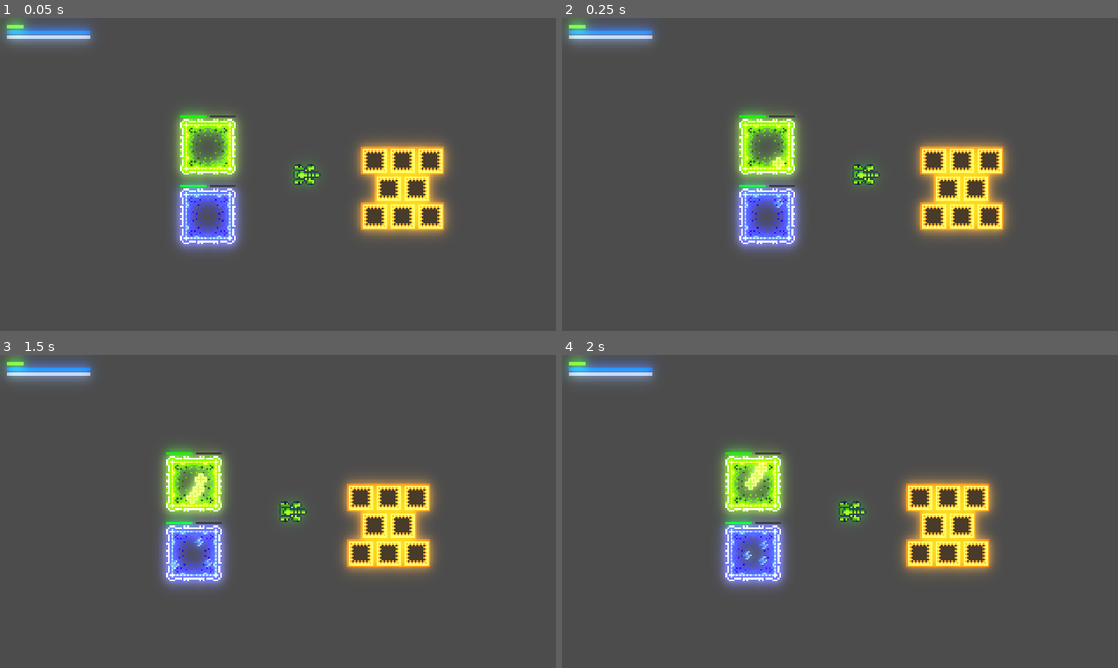
Above: before the commit, frames 1-4 (two rows, left to right).
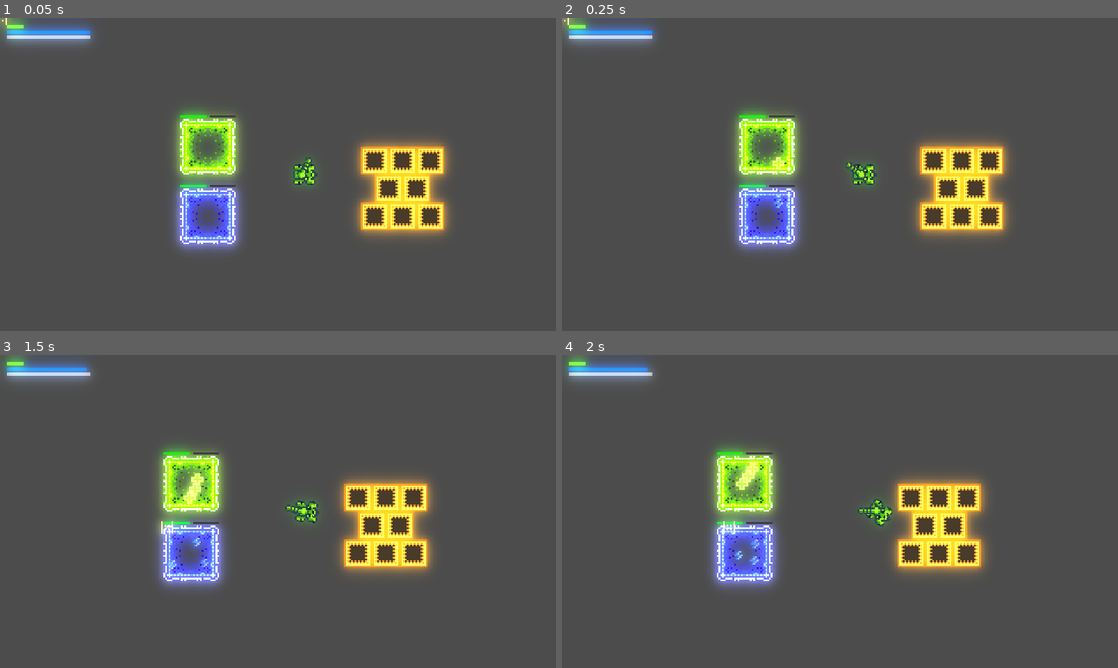
Above: after the commit, the same moments.

Repository: dcerjan/sgtpotato
Game: Godot game, scene res://data/scene/root.tscn
The game is run twice, just before and just after one commit, with the same random seed, the same clock (stepped at 60 frames per second) and the same inputs.
Inputs (mouse positions are in pixels of both pictures, inside the frame that each line leads up to):
- Up to frame 1 (0.05 s): no input
- Up to frame 2 (0.25 s): no input
- Up to frame 3 (1.5 s): move the mouse to (400, 495) at 0.52 s; hold D 0.53-1.28 s; click (400, 495) at 0.67 s; move the mouse to (166, 527) at 1.27 s; hold S from 1.28 s (still down); click (166, 527) at 1.42 s
- Up to frame 4 (2 s): keep holding S

The runs differ from the first frame. In frame 1, 0.1% of the frame differs, in the area x 0-58%, y 0-52%; in frame 2, 0.2%; in frame 3, 4.9%; in frame 4, 8.6%, in the area x 15-78%, y 3-75%.

Commit message:
Use keyboard+mouse instead of gamepad, start experimenting with 3d

Diff:
--- /dev/null
+++ b/Spatial.gd
@@ -0,0 +1,25 @@
+extends Spatial
+
+onready var yaw_node = self
+onready var pitch_node = $Pitch
+
+
+# Declare member variables here. Examples:
+# var a: int = 2
+# var b: String = "text"
+var yaw = 0.0
+var pitch = 0.0
+
+# Called when the node enters the scene tree for the first time.
+func _ready() -> void:
+  pass # Replace with function body.
+
+func _process(delta: float) -> void:
+  var x = Input.get_joy_axis(0, JOY_ANALOG_RX)
+  var y = Input.get_joy_axis(0, JOY_ANALOG_RY)
+
+  yaw = x * delta if abs(x) > 0.3 else 0.0
+  pitch = y * delta if abs(y) > 0.3 else 0.0
+
+  yaw_node.rotate_y(-yaw)
+  pitch_node.rotate_x(pitch)
--- /dev/null
+++ b/Spatial.tscn
@@ -0,0 +1,21 @@
+[gd_scene load_steps=3 format=2]
+
+[ext_resource path="res://assets_dev/turret.dae" type="PackedScene" id=1]
+[ext_resource path="res://Spatial.gd" type="Script" id=2]
+
+[node name="Spatial" type="Spatial"]
+transform = Transform( 1, 0, 0, 0, 1, 0, 0, 0, 1, 0.128733, 0, 0 )
+
+[node name="Turret" type="Spatial" parent="."]
+script = ExtResource( 2 )
+
+[node name="Camera" type="Camera" parent="Turret"]
+transform = Transform( -1, -5.65818e-08, 3.20891e-07, 0, 0.984808, 0.173648, -3.25841e-07, 0.173648, -0.984808, 0, 3, -5 )
+current = true
+
+[node name="Pitch" type="Spatial" parent="Turret"]
+
+[node name="turret" parent="Turret/Pitch" instance=ExtResource( 1 )]
+
+[node name="CSGBox" type="CSGBox" parent="."]
+transform = Transform( 1, 0, 0, 0, 1, 0, 0, 0, 1, -5.23673, 0, 13.1789 )
--- a/data/composite/objects/weapons/charge_beam/ChargeBeamOrdnance.tscn
+++ b/data/composite/objects/weapons/charge_beam/ChargeBeamOrdnance.tscn
@@ -182,7 +182,7 @@
 process_material = SubResource( 12 )
 
 [node name="Impact" type="Node2D" parent="ChargeTurret"]
-position = Vector2( -24, 0 )
+position = Vector2( -29, 0 )
 z_index = 5
 script = ExtResource( 5 )
 
--- a/data/composite/objects/weapons/charge_beam/ChargeTurret.gd
+++ b/data/composite/objects/weapons/charge_beam/ChargeTurret.gd
@@ -9,8 +9,6 @@
 onready var crackle = $Turret/Beams/Crackle
 onready var ray = $Turret/RayCast2D
 onready var impact = $Impact
-
-onready var bar = $Control/Bg/Fg
 
 export (Curve) var beam_width_curve = Curve.new()
 export (Curve) var residue_curve = Curve.new()
@@ -122,7 +120,7 @@
         beam.add_point(Vector2(2.0, 0.0))
         beam.add_point(Vector2(beam_length, 0.0))
         for i in range(int(samples)):
-          crackle.add_point(Vector2(4.0 + i * step * beam_length * 0.8, (0.5 - randf()) * 6.0))
+          crackle.add_point(Vector2(4.0 + i * step * (beam_length - 4.0), (0.5 - randf()) * 6.0))
 
     TurretState.Firing:
       energy = max(energy - delta * 0.75, 0.0)
@@ -134,11 +132,11 @@
         impact.global_position = ray.get_collision_point()
         impact.global_rotation = ray.get_collision_normal().angle()
         var end = beam.get_global_transform().xform_inv(ray.get_collision_point())
-        beam.set_point_position(1, end * 0.93)
+        beam.set_point_position(1, end - end.normalized() * 4.0)
         var end_len = end.length()
         for i in range(int(samples)):
           var y = crackle.get_point_position(i).y
-          crackle.set_point_position(i, Vector2(min(4.0 + i * step * beam_length * 0.8, end_len), y))
+          crackle.set_point_position(i, Vector2(min(4.0 + i * step * (beam_length - 4.0), end_len), y))
         var body = ray.get_collider() as Node2D
         if body.has_node('HealthAspect'):
           var health_aspect: HealthAspect = body.get_node('HealthAspect')
@@ -147,7 +145,7 @@
         beam.set_point_position(1, Vector2(beam_length, 0.0))
         for i in range(int(samples)):
           var y = crackle.get_point_position(i).y
-          crackle.set_point_position(i, Vector2(4.0 + i * step * beam_length * 0.8, y))
+          crackle.set_point_position(i, Vector2(4.0 + i * step * (beam_length - 4.0), y))
         impact.stop()
 
       if energy <= 0.0:
@@ -181,8 +179,6 @@
   if __turret_state != TurretState.Idle:
     modulate_spool_particles(charge)
 
-  # bar.rect_scale = Vector2(clamp(charge, 0.0, 1.0), 1.0)
-
 func hold_trigger() -> void:
   trigger_held = true
 
--- a/data/scene/root.gd
+++ b/data/scene/root.gd
@@ -1,5 +1,7 @@
 extends Node2D
 
+func _ready() -> void:
+  Input.set_mouse_mode(Input.MOUSE_MODE_HIDDEN)
 
 func _input(event: InputEvent) -> void:
   if Input.is_action_just_released("toggle_fullscreen"):
--- a/data/scene/root.tscn
+++ b/data/scene/root.tscn
@@ -17,6 +17,7 @@
 [ext_resource path="res://data/scene/root.gd" type="Script" id=15]
 [ext_resource path="res://data/effects/hdr_glow.tscn" type="PackedScene" id=16]
 [ext_resource path="res://data/composite/objects/weapons/charge_beam/ChargeBeamOrdnance.tscn" type="PackedScene" id=17]
+[ext_resource path="res://data/image/crosshair.png" type="Texture" id=18]
 
 [sub_resource type="PhysicsMaterial" id=1]
 friction = 0.1
@@ -47,10 +48,10 @@
 }
 
 [node name="HDR Glow" parent="follow_player/root_cam" instance=ExtResource( 16 )]
-margin_left = -160.0
-margin_top = -90.0
-margin_right = 160.0
-margin_bottom = 89.0
+margin_left = -160.047
+margin_top = -89.9554
+margin_right = 159.953
+margin_bottom = 89.0446
 
 [node name="gui" type="Node2D" parent="follow_player/root_cam"]
 position = Vector2( -156.048, -85.9554 )
@@ -251,6 +252,12 @@
 "_edit_lock_": true
 }
 
+[node name="Crosshair" type="Sprite" parent="."]
+position = Vector2( 5, -27 )
+z_index = 6
+texture = ExtResource( 18 )
+offset = Vector2( 0.5, 0.5 )
+
 [node name="player" type="RigidBody2D" parent="."]
 z_index = 1
 mass = 10.0
@@ -281,7 +288,7 @@
 position = Vector2( -2, 0 )
 script = ExtResource( 1 )
 rate_of_fire = 100
-align_speed = 5.0
+align_speed = 10.0
 
 [node name="ChargeBeamOrdnance" parent="player/turret" instance=ExtResource( 17 )]
 position = Vector2( 11, 0 )
--- a/data/script/player.gd
+++ b/data/script/player.gd
@@ -18,15 +18,22 @@
     target_velocity = Vector2.ZERO
     return
 
-  var x = Input.get_joy_axis(0, JOY_ANALOG_LX)
-  var y = Input.get_joy_axis(0, JOY_ANALOG_LY)
+#  var x = Input.get_joy_axis(0, JOY_ANALOG_LX)
+#  var y = Input.get_joy_axis(0, JOY_ANALOG_LY)
+#  var thumb = Vector2(x, y)
 
-  var thumb = Vector2(x, y)
+  var x = 0.0
+  var y = 0.0
+  x += -1.0 if Input.is_key_pressed(KEY_A) else 0.0
+  x +=  1.0 if Input.is_key_pressed(KEY_D) else 0.0
+  y += -1.0 if Input.is_key_pressed(KEY_W) else 0.0
+  y +=  1.0 if Input.is_key_pressed(KEY_S) else 0.0
 
-  if thumb.length() > deadzone:
-    target_velocity = Vector2(x, y)
-  else:
-    target_velocity = Vector2.ZERO
+  target_velocity = Vector2(x, y)
+#  if thumb.length() > deadzone:
+#    target_velocity = Vector2(x, y)
+#  else:
+#    target_velocity = Vector2.ZERO
 
 func play_motor(velocity):
   var vol = clamp(velocity.length(), 1.0, 3.0) / 3.0
--- a/data/script/turret.gd
+++ b/data/script/turret.gd
@@ -1,6 +1,7 @@
 extends Node2D
 
 onready var turret = $ChargeBeamOrdnance
+onready var crosshair = get_parent().get_parent().get_node('Crosshair')
 
 export (int) var rate_of_fire = 3
 export (float) var deadzone = 0.2
@@ -13,20 +14,20 @@
 var last_global_rotation = 0
 
 func process_input(delta):
-  var x = Input.get_joy_axis(0, JOY_ANALOG_RX)
-  var y = Input.get_joy_axis(0, JOY_ANALOG_RY)
+  # var x = Input.get_joy_axis(0, JOY_ANALOG_RX)
+  # var y = Input.get_joy_axis(0, JOY_ANALOG_RY)
 
-  var thumb = Vector2(x, y)
+  # var thumb = Vector2(x, y)
 
-  if thumb.length() > deadzone:
-    direction = Vector2(x, y).normalized()
-    thumb_moved = true
-  else:
-    thumb_moved = false
+#  if thumb.length() > deadzone:
+#    direction = Vector2(x, y).normalized()
+#    thumb_moved = true
+#  else:
+#    thumb_moved = false
 
-  if Input.get_joy_axis(0, JOY_ANALOG_R2) > 0.1:
+  if Input.is_mouse_button_pressed(BUTTON_LEFT):
+  # Input.get_joy_axis(0, JOY_ANALOG_R2) > 0.1:
     # charged += Input.get_joy_axis(0, JOY_ANALOG_R2) * delta
-
     turret.hold_trigger()
   else:
     turret.release_trigger()
@@ -44,11 +45,16 @@
     )
     root.add_child(bullet)
 
-func _process(delta):
+func _physics_process(delta: float) -> void:
   process_input(delta)
 
-  if (thumb_moved):
-    global_rotation = lerp_angle(global_rotation, direction.angle(), align_speed * delta)
-    last_global_rotation = global_rotation
-  else:
-    global_rotation = last_global_rotation
+  var pos = get_global_mouse_position()
+  crosshair.global_position = pos
+  global_rotation = lerp_angle(global_rotation, (pos - global_position).normalized().angle(), align_speed * delta)
+  last_global_rotation = global_rotation
+
+#  if (thumb_moved):
+#    global_rotation = lerp_angle(global_rotation, direction.angle(), align_speed * delta)
+#    last_global_rotation = global_rotation
+#  else:
+#    global_rotation = last_global_rotation
Not shown, added: assets_dev/turret.dae
Not shown, added: assets_dev/turret.dae.import
Binary file added: data/image/crosshair.aseprite
Binary file added: data/image/crosshair.png
Not shown, added: data/image/crosshair.png.import
Not shown: 1 places in data/scene/root.tscn that only renumber resources
Not shown, added: assets_dev/turret.blend
